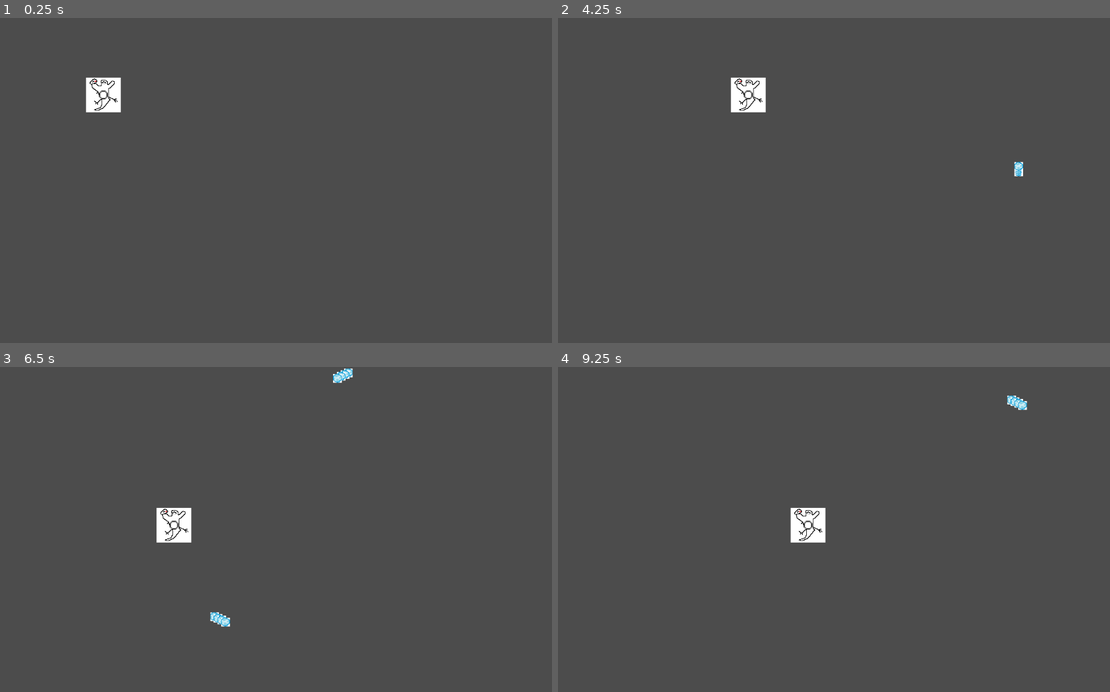
Above: before the commit, frames 1-4 (two rows, left to right).
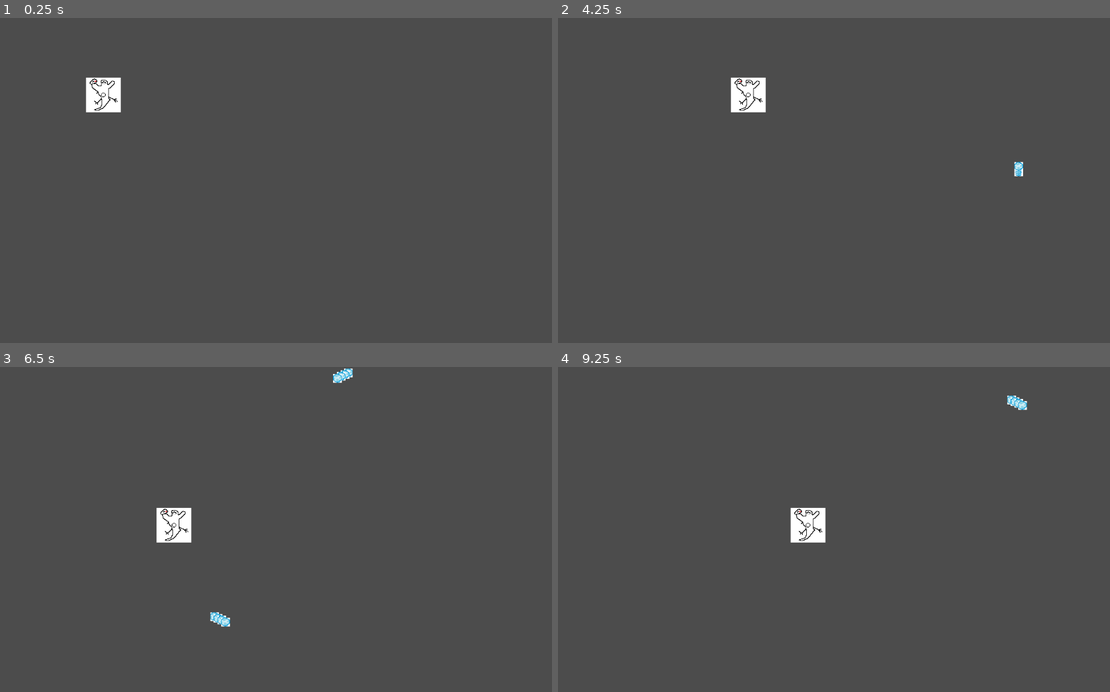
Above: after the commit, the same moments.

Repository: smbanasik/Cardtractor
Game: Godot game, scene res://Main.tscn
Same seed, same stepped clock (60 frames per second), same inputs: the game is played once before the commit and once after it.
Inputs:
- Up to frame 1 (0.25 s): no input
- Up to frame 2 (4.25 s): tap Enter at 0.5 s; hold D (move_right) 0.53-1.28 s; hold Shift (move_fast) 0.53-1.28 s; hold S (move_down) 1.28-2.03 s; tap Z (shoot_projectile) at 1.35, 2.85 s; hold D (move_right) 2.03-2.78 s; hold Shift (move_fast) 2.03-2.78 s; hold W (move_up) 2.78-3.53 s; hold A (move_left) from 3.53 s (still down); hold Shift (move_fast) from 3.53 s (still down)
- Up to frame 3 (6.5 s): release Shift (move_fast) at 4.28 s; tap Z (shoot_projectile) at 4.35, 5.85 s; release A (move_left) at 5.03 s; hold S (move_down) 5.03-5.78 s; hold Shift (move_fast) 5.03-5.78 s; hold D (move_right) from 5.78 s (still down)
- Up to frame 4 (9.25 s): release D (move_right) at 6.53 s; hold W (move_up) 6.53-7.28 s; hold Shift (move_fast) 6.53-7.28 s; hold D (move_right) 7.28-8.03 s; tap Z (shoot_projectile) at 7.35, 8.85 s; hold S (move_down) 8.03-8.78 s; hold Shift (move_fast) 8.03-8.78 s; hold A (move_left) from 8.78 s (still down)

The runs differ from the first frame. In frame 1, less than 0.1% of the frame differs, in the area x 17-20%, y 22-25%; in frame 2, less than 0.1%; in frame 3, less than 0.1%; in frame 4, less than 0.1%, in the area x 44-47%, y 47-50%.

Commit message:
Hitbox change

Diff:
--- a/Player.tscn
+++ b/Player.tscn
@@ -26,10 +26,10 @@
 }
 
 [node name="HitBox" type="CollisionShape2D" parent="."]
+scale = Vector2( 0.5, 0.5 )
 shape = SubResource( 2 )
 
 [node name="HitBoxSprite" type="Sprite" parent="."]
-scale = Vector2( 2, 2 )
 texture = ExtResource( 3 )
 
 [connection signal="body_entered" from="." to="." method="_on_Player_body_entered"]
--- a/project.godot
+++ b/project.godot
@@ -13,6 +13,10 @@
 config/name="Cardtractor"
 run/main_scene="res://Main.tscn"
 config/icon="res://icon.png"
+
+[display]
+
+window/size/resizable=false
 
 [gui]
 
